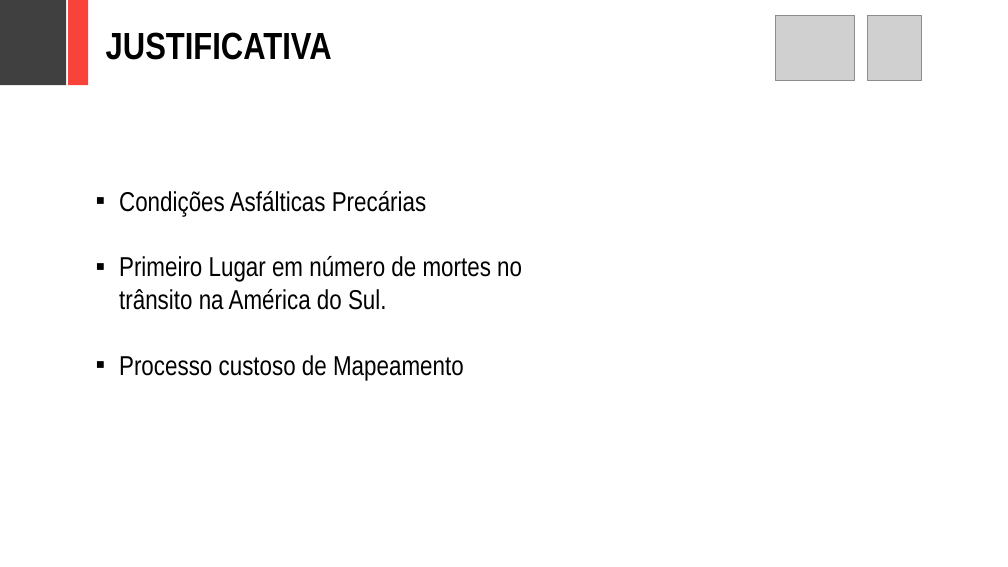
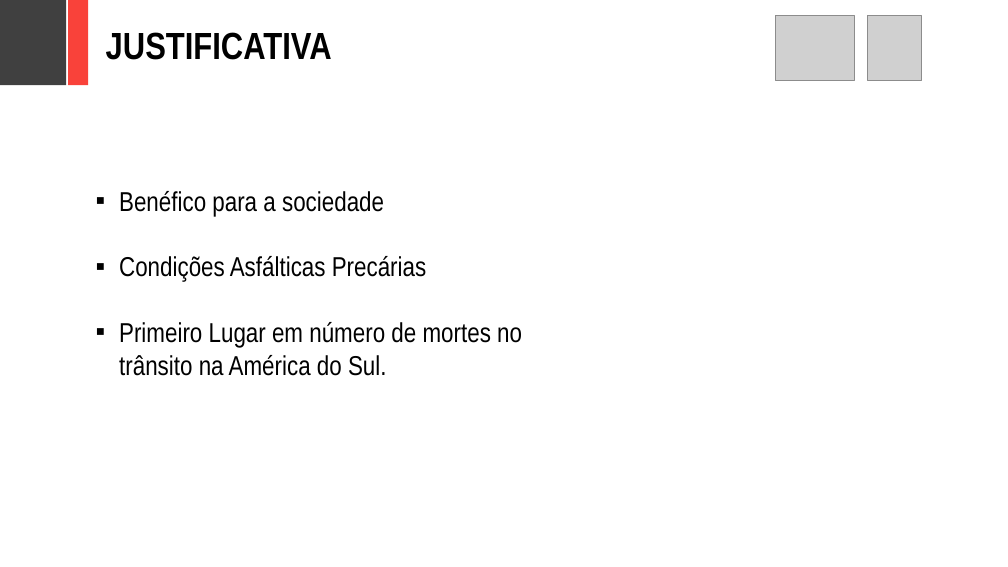
Before and after one commit to adornodev/TCC-Lunar, a slide deck: slide 4 of FinalCourseAssignment/Lunar.pptx. Drawn at 1008x567 pixels with LibreOffice and Linux fonts; fonts in the diff are those of the drawing; grey boxes stand for pictures. Boxes give left, top, right and bottom in pixels: in the first picture for what was removed or moved away, otherwise in the second. Text is boxed around its words. In the diff, an @@ line names an element or a change of style, - is before the commit and + after.

```diff
--- a/FinalCourseAssignment/Lunar.pptx
+++ b/FinalCourseAssignment/Lunar.pptx
@@ text at box(119, 191, 384, 216): paragraph added @@
+▪ Benéfico para a sociedade
@@ text at box(119, 355, 464, 380): paragraph removed @@
-▪ Processo custoso de Mapeamento
```
Also in this commit, not shown: 14 other slides changed, 2 slides added, 5 slides removed, 16 other files.
